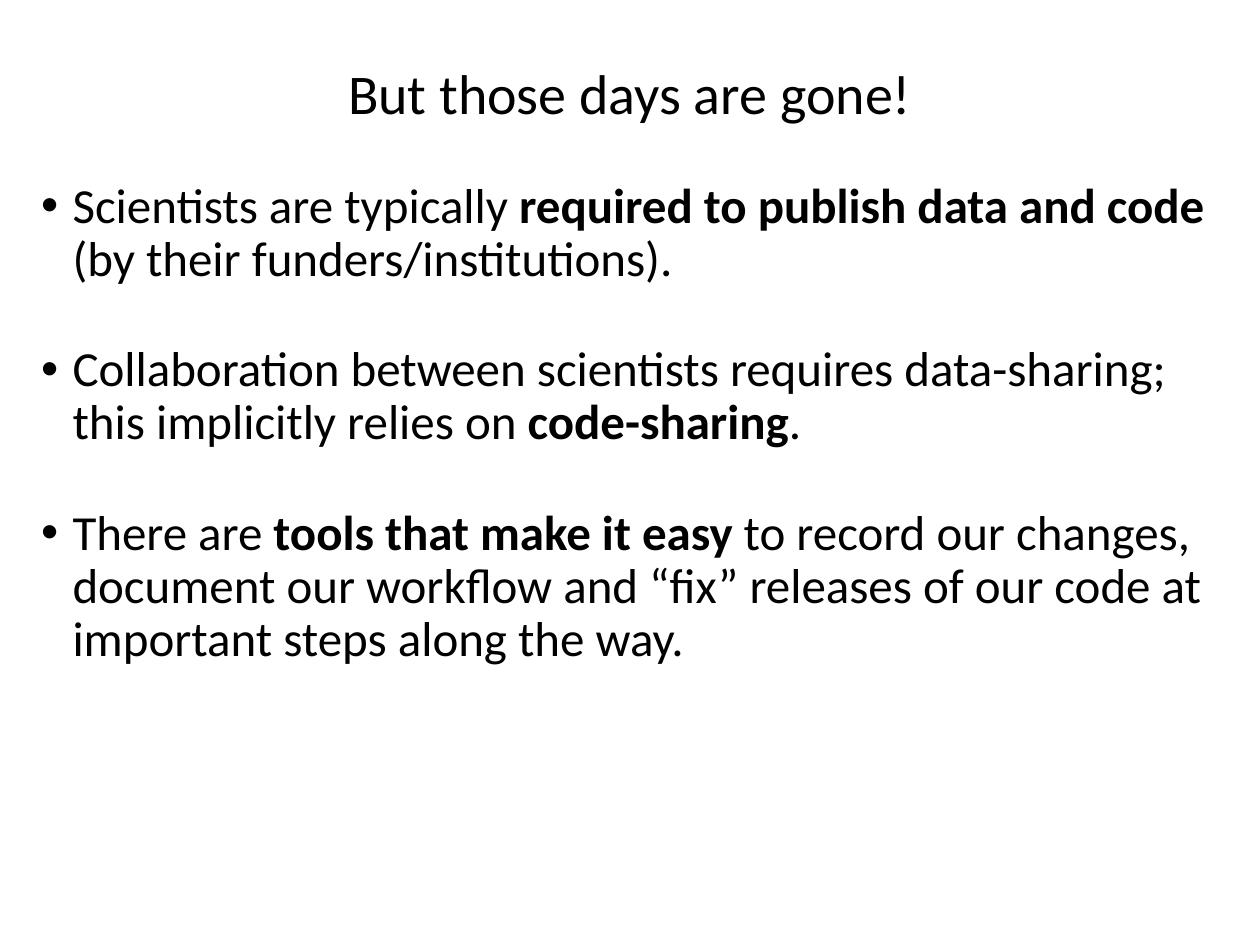
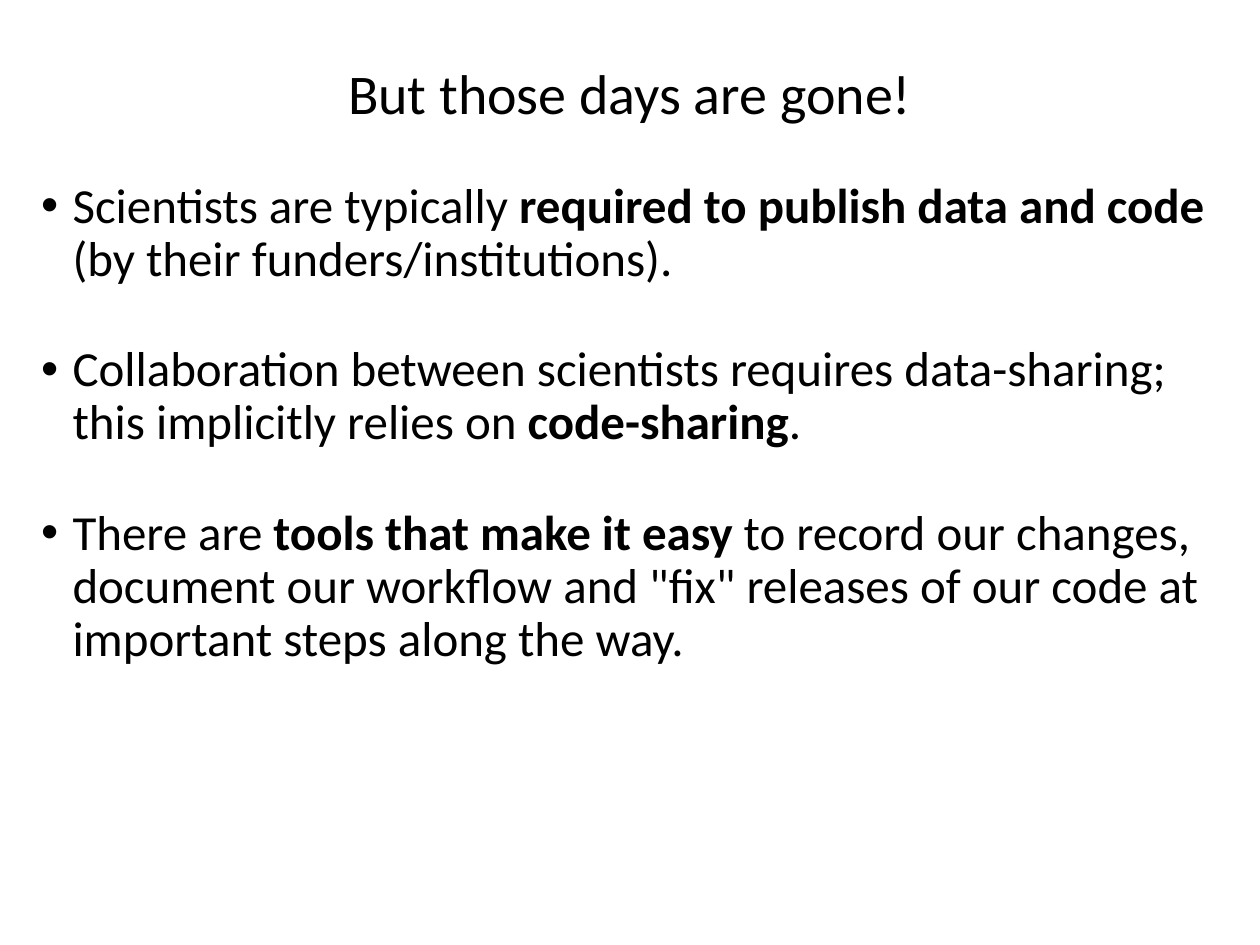
Before and after one commit to ncasuk/ncas-isc, a slide deck: slide 3 of shell/presentations/01_git2.pptx. Drawn at 1260x945 pixels with LibreOffice and Linux fonts; fonts in the diff are those of the drawing; background and template pictures are left out. Boxes give left, top, right and bottom in pixels: in the first picture for what was removed or moved away, otherwise in the second. Text is boxed around its words. In the diff, an @@ line names an element or a change of style, - is before the commit and + after.

```diff
--- a/shell/presentations/01_git2.pptx
+++ b/shell/presentations/01_git2.pptx
@@ text at [73,515,1198,665]: text changed @@
-• There are tools that make it easy to record our changes, document our workflow and “fix” releases of our code at important steps along the way.
+• There are tools that make it easy to record our changes, document our workflow and "fix" releases of our code at important steps along the way.
```
Also in this commit, not shown: 6 other slides changed, 1 other file.
